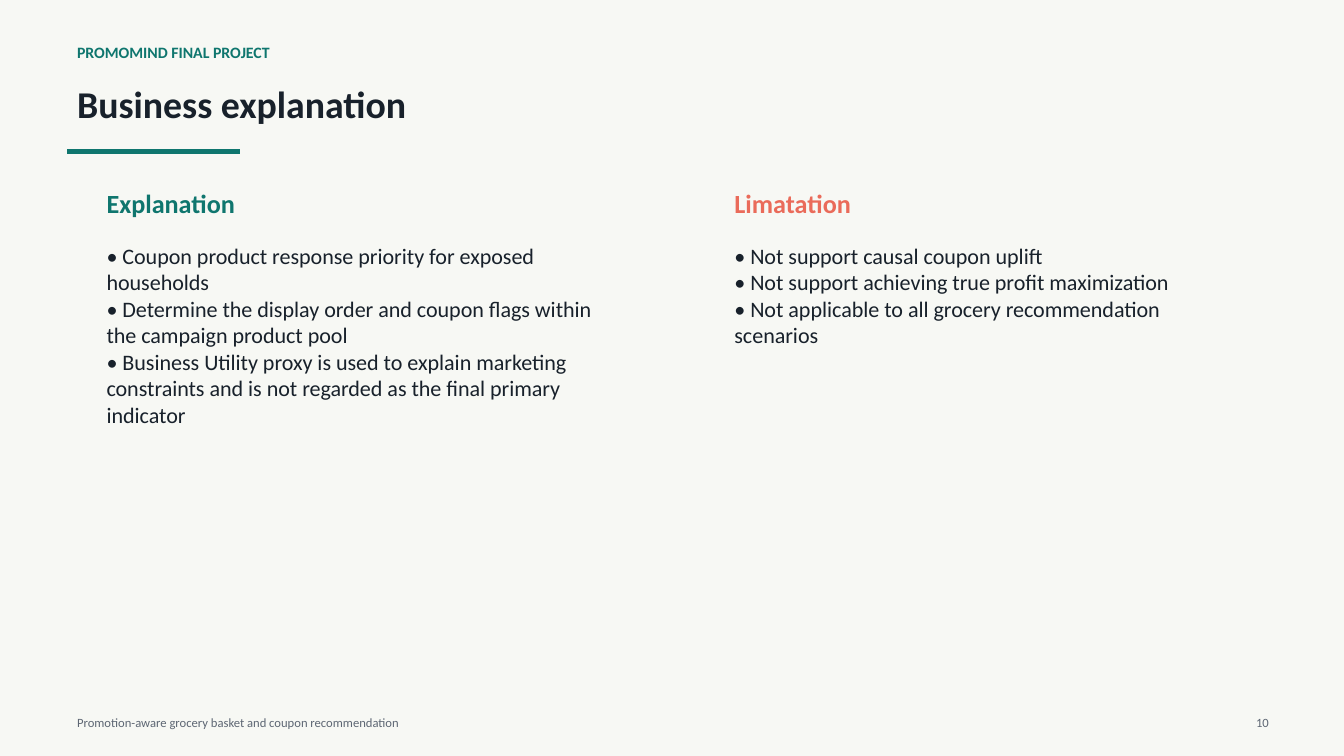
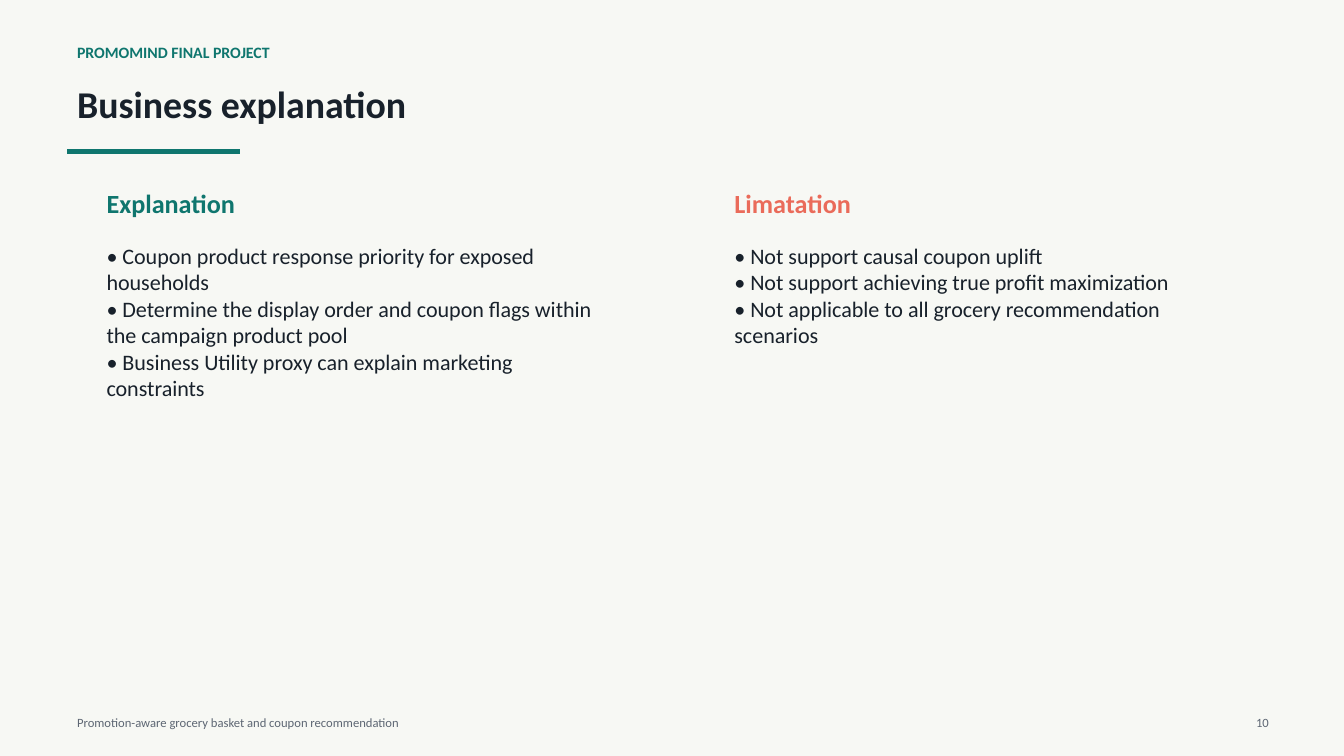
Before and after one commit to ZoRan-Wang/PromoMind-public-backup-20260624, a slide deck: slide 9 of deliverables/final_solution_2026_06_24/RS小组演讲ppt.pptx. Drawn at 1344x756 pixels with LibreOffice and Linux fonts; fonts in the diff are those of the drawing. Boxes give left, top, right and bottom in pixels: in the first picture for what was removed or moved away, otherwise in the second. Text is boxed around its words. In the diff, an @@ line names an element or a change of style, - is before the commit and + after.

```diff
--- a/deliverables/final_solution_2026_06_24/RS小组演讲ppt.pptx
+++ b/deliverables/final_solution_2026_06_24/RS小组演讲ppt.pptx
@@ text at <box>107,354,512,396</box>: text changed @@
-• Business Utility proxy is used to explain marketing constraints and is not regarded as the final primary indicator
+• Business Utility proxy can explain marketing constraints
```
Also in this commit, not shown: 1 other slide changed.
